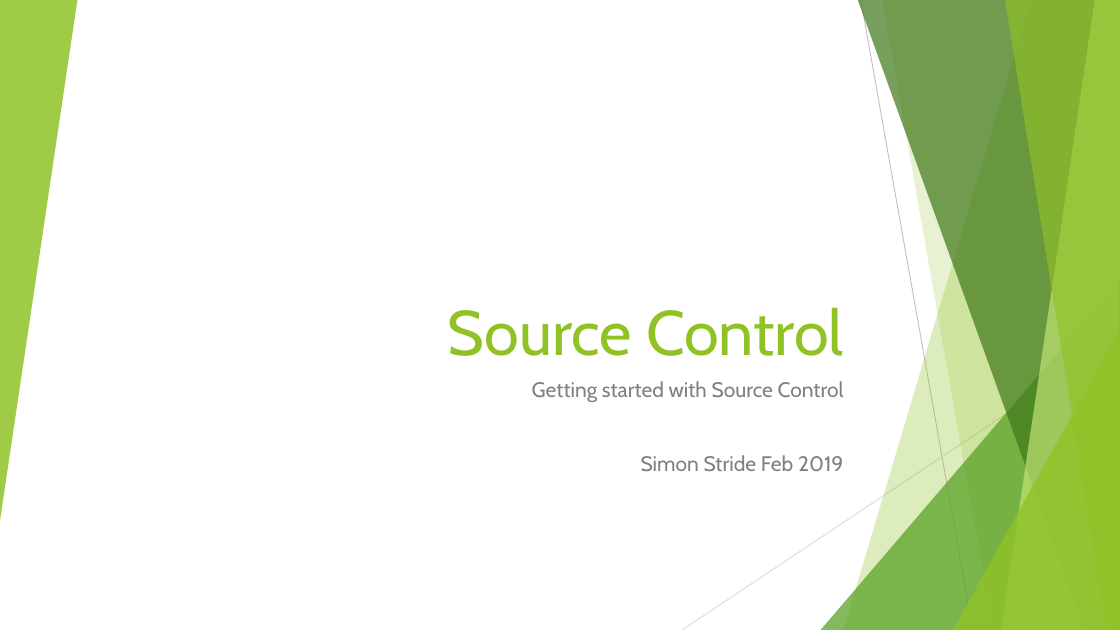
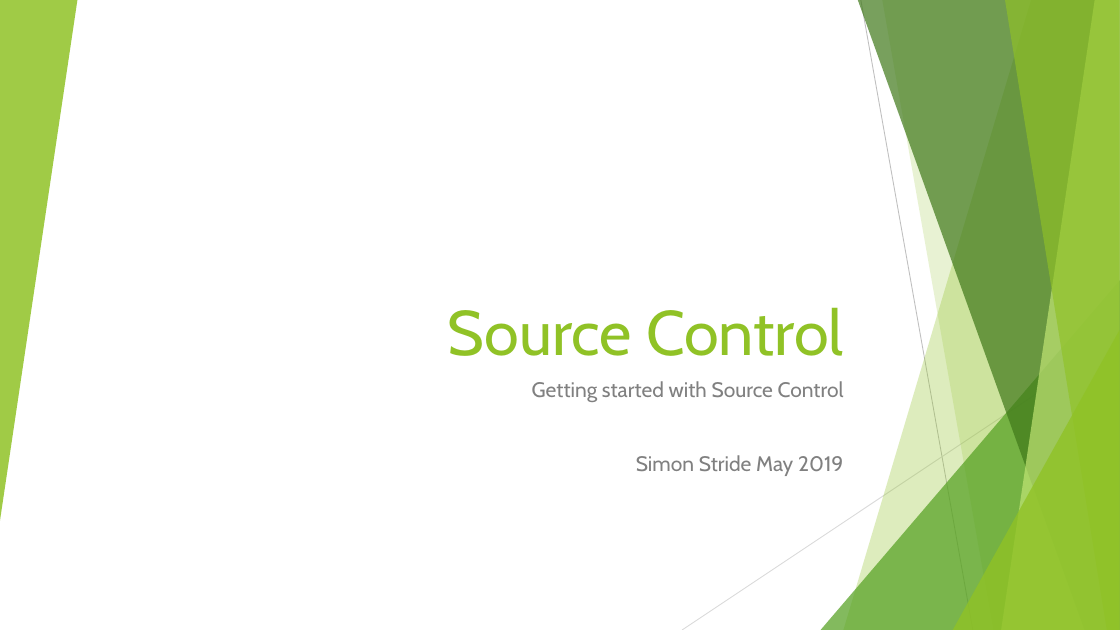
Before and after one commit to SimonStride/Presentations, a slide deck: slide 1 of Source Control/Source Control.pptx. Drawn at 1120x630 pixels with LibreOffice and Linux fonts; fonts in the diff are those of the drawing. Boxes give left, top, right and bottom in pixels: in the first picture for what was removed or moved away, otherwise in the second. Text is boxed around its words. In the diff, an @@ line names an element or a change of style, - is before the commit and + after.

```diff
--- a/Source Control/Source Control.pptx
+++ b/Source Control/Source Control.pptx
@@ subtitle at [636,455,843,476]: text changed @@
-Simon Stride Feb 2019
+Simon Stride May 2019
```
Also in this commit, not shown: 1 slide added.
